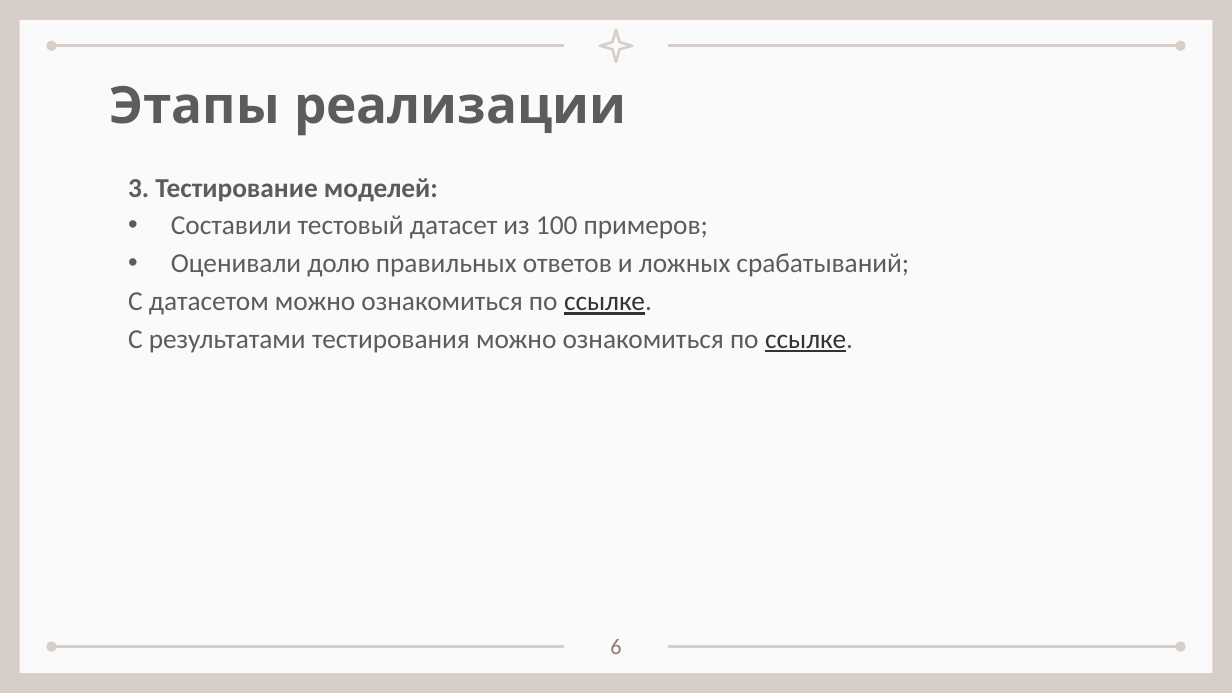
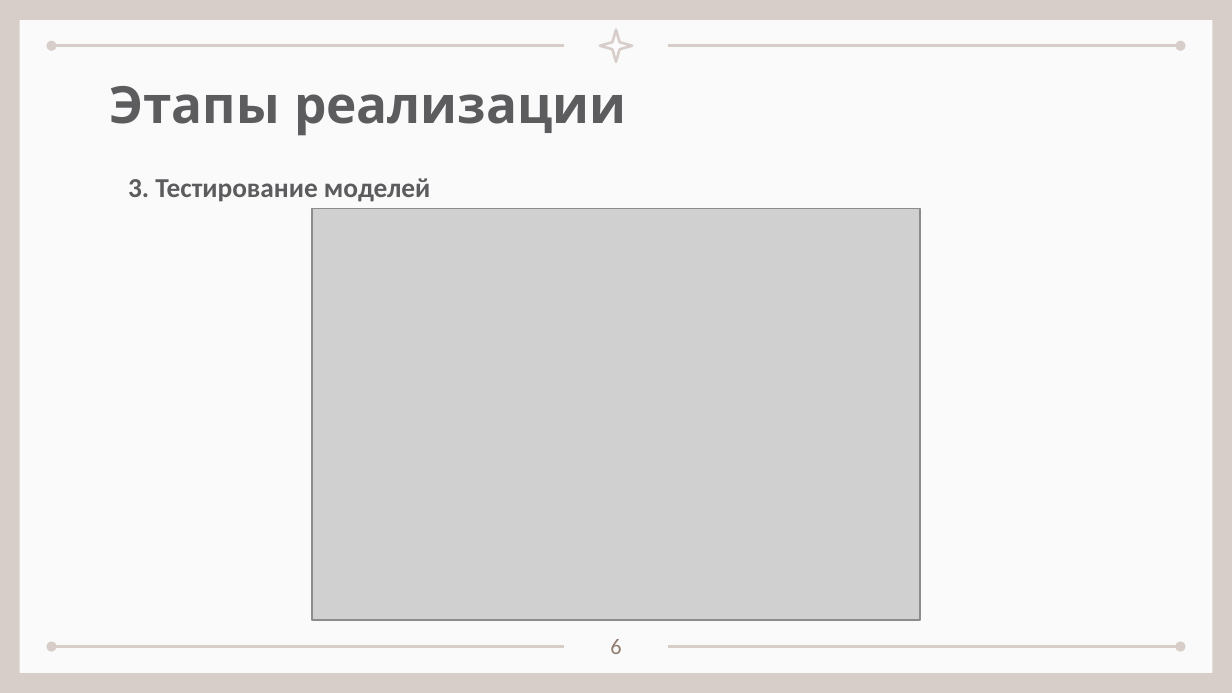
Before and after one commit to sevaTechoPark/BIDVA-hakaton, a slide deck: slide 6 of Защита проекта БИДВА май 2025.pptx. Drawn at 1232x693 pixels with LibreOffice and Linux fonts; fonts in the diff are those of the drawing; grey boxes stand for pictures. Boxes give left, top, right and bottom in pixels: in the first picture for what was removed or moved away, otherwise in the second. Text is boxed around its words. In the diff, an @@ line names an element or a change of style, - is before the commit and + after.

```diff
--- a/Защита проекта БИДВА май 2025.pptx
+++ b/Защита проекта БИДВА май 2025.pptx
@@ subtitle at <box>128,178,430,202</box>: text changed; bold on @@
-3. Тестирование моделей:
-• Составили тестовый датасет из 100 примеров;
-• Оценивали долю правильных ответов и ложных срабатываний;
-С датасетом можно ознакомиться по ссылке.
-С результатами тестирования можно ознакомиться по ссылке.
+3. Тестирование моделей
@@ picture added at <box>312,209,919,621</box> @@
```
Also in this commit, not shown: 7 other slides changed, 3 slides added, 2 slides removed.
